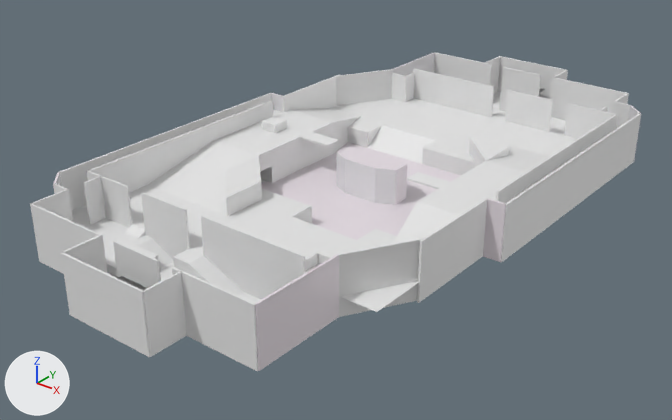
Before and after pictures for a commit that changed the glTF model Assets/World/LevelModules/CanvasMap.glb.
One viewpoint serves both versions: a 50 mm camera at (54.9, -74.8, 42.7) aimed at (-1.3, -4.5, -0.9). The axes (+X, +Y, +Z) are drawn at lower left. The lights are the same throughout. Where no turn or scale is listed for an object, it has been applied to the vertices. Vertices at the same position are counted once.
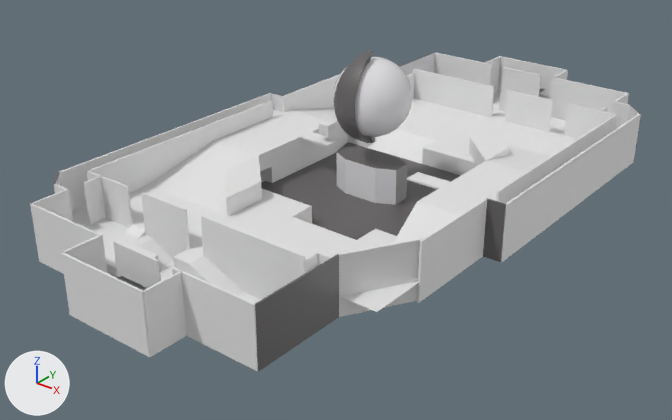
Changed parts and their boxes (x1, y1, x2, y2) in the pictures (672 x 420 px):
'Plane.004', recoloured (white to grey): (261, 142, 461, 240) in both
'Sphere', added: after (333, 50, 413, 143)
    faces in mat_material_003 (white #e6e4e7): (333, 57, 413, 137)
    faces in mat_base (dark grey #646262): (334, 50, 376, 143)
'SO_FLAG_SPAWN_', moved, rescaled: before (262, 117, 287, 133); after (319, 121, 335, 137)
part 1 of me_cube_037, recoloured: (483, 198, 506, 262) in both
part 2 of me_cube_113, recoloured: (255, 254, 339, 371) in both
part 3 of me_cube_123, recoloured (white to grey): (337, 147, 407, 205) in both
'Cube.028', unchanged, covered by the edit: before (336, 69, 393, 106)

The edits, one by one:
Material 'Base' (mat_base) is new.
Its base color is (0.128, 0.121, 0.121) (dark grey #646262).
Its roughness is 0.4.
me_plane_006 has 4 vertices, 2 faces and spans x -11.0..11.0, y -10.0..10.0, z 0.0.
me_plane_006 no longer uses material mat_material_001 (white #e7dee5).
me_plane_006 now uses material mat_base (dark grey #646262).
me_cube_037 has 8 vertices, 10 faces and spans x -1.0..1.0, y -0.1..0.1, z -3.0..3.0.
me_cube_037 is used by ob_cube; location (18.0, -5.0, 3.0).
me_cube_037 part 1: all 8 faces that had it switch from mat_material_001 (white #e7dee5) to mat_base (dark grey #646262).
me_cube_113 has 8 vertices, 10 faces and spans x -0.1..0.1, y -5.0..5.0, z -3.0..3.0.
me_cube_113 is used by ob_cube_063; location (13.0, -26.99, 3.0).
me_cube_113 part 2: all 8 faces that had it switch from mat_material_001 (white #e7dee5) to mat_base (dark grey #646262).
me_cube_123 has 16 vertices, 22 faces and spans x -4.0..4.0, y -2.0..2.0, z -2.0..2.0.
me_cube_123 is used by ob_cube_070; location (0.0, 0.0, 2.0).
me_cube_123 part 3: all 10 faces that had it switch from mat_material_001 (white #e7dee5) to mat_base (dark grey #646262).
Mesh me_sphere is new.
It has 517 vertices, 1030 faces and spans x -4.17..4.17, y -4.5..4.17, z -5.04..5.03.
Faces by material slot: [873, 157].
It uses material mat_material_003 (white #e6e4e7).
It uses material mat_base (dark grey #646262).
Object 'SO_FLAG_SPAWN_' (ob_so_flag_spawn) moves from (-14.0, 0.0, 4.0) to (-7.1, 1.12, 5.35).
Object 'SO_FLAG_SPAWN_' (ob_so_flag_spawn) is rescaled from (1.0, 1.0, 1.0) to (0.642, 0.642, 0.642).
Object 'Sphere' (ob_sphere) is new; it shows me_sphere.
Its location is (0.0, 0.05, 10.87).
